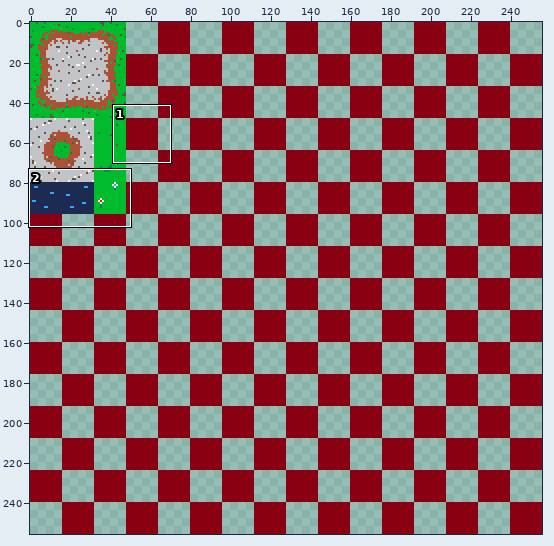
Two versions of one sprite sheet, ressources/map2tileset.png. Above, an overview of the earlier version with the close-up marked.
Close-up. Earlier state:
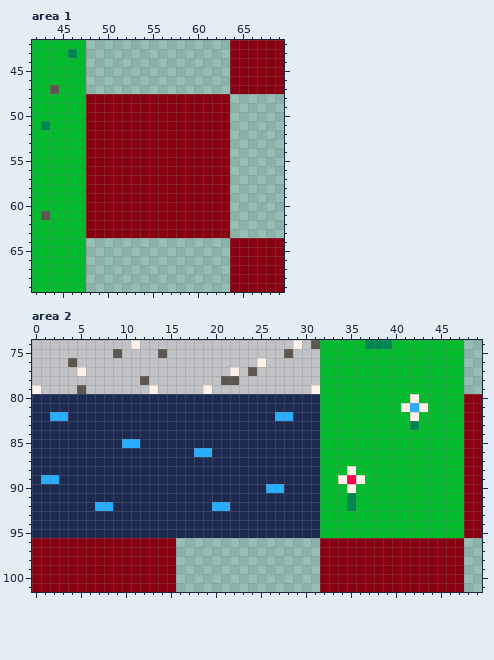
The file is 256x256 pixels. Colours within 5 levels of each other are drawn and written as one. Shown: area 1: x 42..69, y 42..69; area 2: x 0..49, y 74..101.
The result:
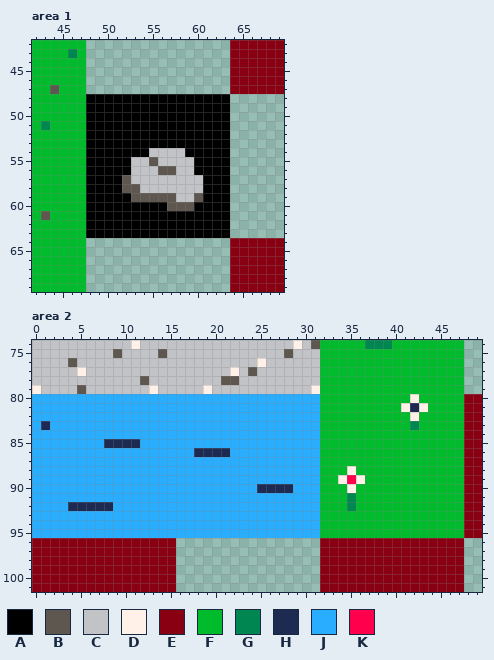
Palette (. is transparent): A #000000  B #5e574f  C #c2c3c7  D #fff1e8  E #890012  F #00bc2c  G #008751  H #1d2b53  J #29adff  K #ff004d
What changed:
Changed rows in their new state; - is an unchanged pixel.
Area 1:
first column x 48:
48 AAAAAAAAAAAAAAAA
49 AAAAAAAAAAAAAAAA
50 AAAAAAAAAAAAAAAA
51 AAAAAAAAAAAAAAAA
52 AAAAAAAAAAAAAAAA
53 AAAAAAAAAAAAAAAA
54 AAAAAAACCCCAAAAA
55 AAAAACCBCCCCAAAA
56 AAAAACCCBBCCAAAA
57 AAAABCCCCCCCCAAA
58 AAAABBCCCCCCCAAA
59 AAAAABBBBBCCBAAA
60 AAAAAAAAABBBAAAA
61 AAAAAAAAAAAAAAAA
62 AAAAAAAAAAAAAAAA
63 AAAAAAAAAAAAAAAA
Area 2:
first column x 0:
 80 JJJJJJJJJJJJJJJJJJJJJJJJJJJJJJJJ-----------
 81 JJJJJJJJJJJJJJJJJJJJJJJJJJJJJJJJ----------H
 82 JJ--JJJJJJJJJJJJJJJJJJJJJJJ--JJJ-----------
 83 J-JJJJJJJJJJJJJJJJJJJJJJJJJJJJJJ-----------
 84 JJJJJJJJJJJJJJJJJJJJJJJJJJJJJJJJ-----------
 85 JJJJJJJJ--HHJJJJJJJJJJJJJJJJJJJJ-----------
 86 JJJJJJJJJJJJJJJJJJHH--JJJJJJJJJJ-----------
 87 JJJJJJJJJJJJJJJJJJJJJJJJJJJJJJJJ-----------
 88 JJJJJJJJJJJJJJJJJJJJJJJJJJJJJJJJ-----------
 89 J--JJJJJJJJJJJJJJJJJJJJJJJJJJJJJ-----------
 90 JJJJJJJJJJJJJJJJJJJJJJJJJ-HH-JJJ-----------
 91 JJJJJJJJJJJJJJJJJJJJJJJJJJJJJJJJ-----------
 92 JJJJ---HHJJJJJJJJJJJ--JJJJJJJJJJ-----------
 93 JJJJJJJJJJJJJJJJJJJJJJJJJJJJJJJJ-----------
 94 JJJJJJJJJJJJJJJJJJJJJJJJJJJJJJJJ-----------
 95 JJJJJJJJJJJJJJJJJJJJJJJJJJJJJJJJ-----------
Changed places in both close-ups, as pixel boxes (x1, y1, x2, y2):
changed: (86, 94, 230, 238)
changed: (32, 394, 320, 538)
changed: (410, 403, 419, 412)
